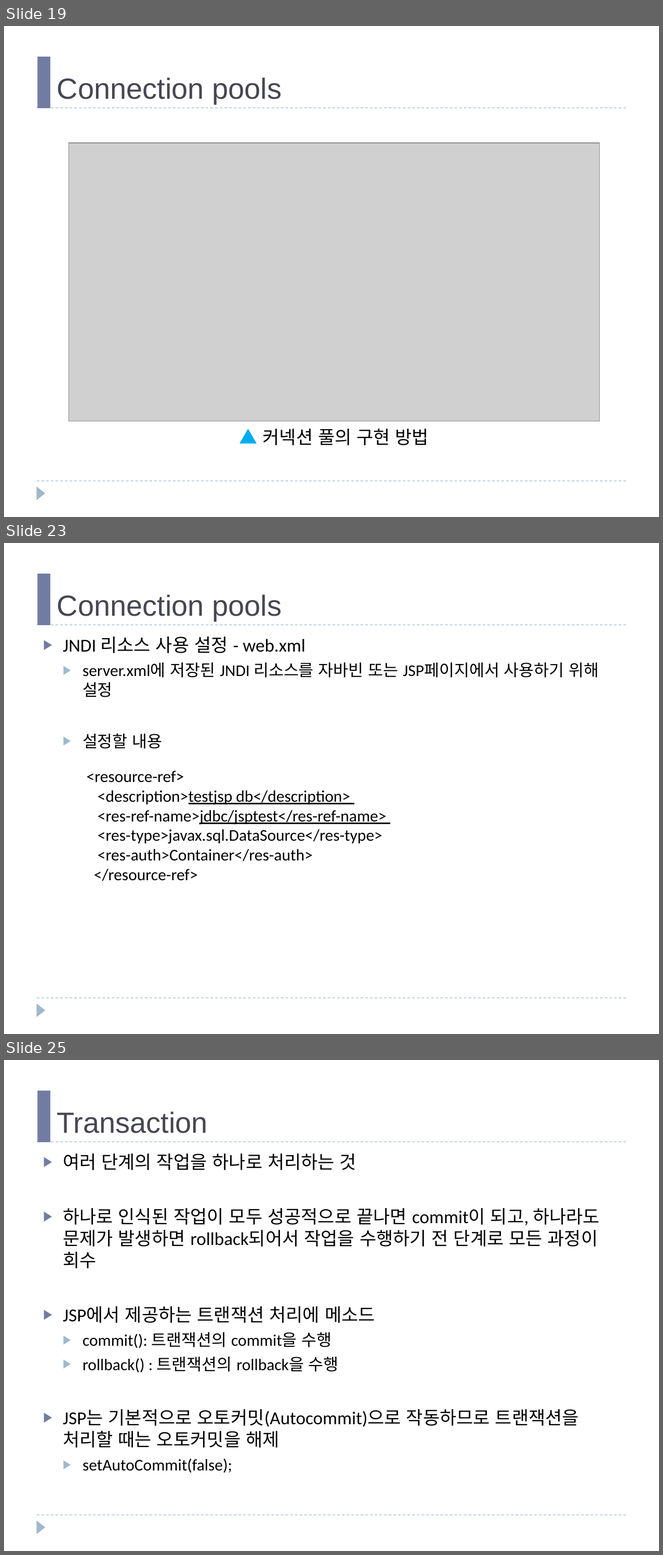
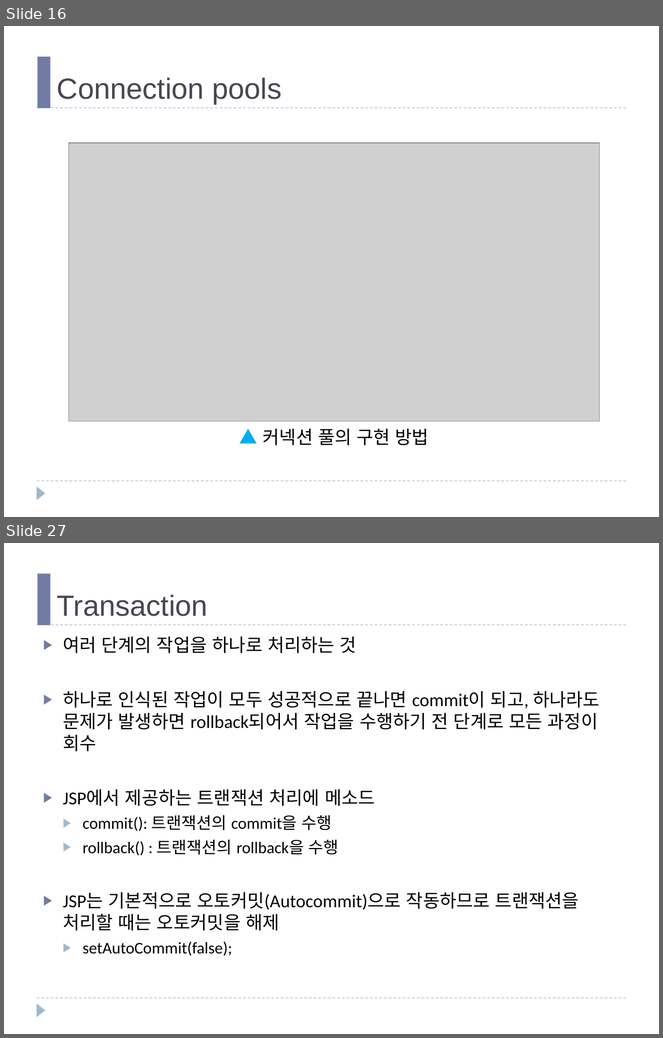
Before and after one commit to mail2HChoi/PatternSW, a slide deck: 강의교재/패턴기반SW개발_Ch09_JDBC.pptx. Shown one above the other, each under a label of ours: slides 19, 23 and 25 before the commit, slides 16 and 27 after it; the slides between them are not shown. The pictures are 663x1555 and 663x1038 pixels, drawn with LibreOffice and Linux fonts; fonts in the diff are those of the drawing; grey boxes stand for pictures. Boxes give left, top, right and bottom in pixels: in the first picture for what was removed or moved away, otherwise in the second. Text is boxed around its words. In the diff, an @@ line names an element or a change of style, - is before the commit and + after.

```diff
--- a/강의교재/패턴기반SW개발_Ch09_JDBC.pptx
+++ b/강의교재/패턴기반SW개발_Ch09_JDBC.pptx
@@ slide 23 removed at [4, 543, 659, 1034], background #FFFFFF; not listed: 4 template elements that a slide beside it also shows @@
@@ title removed at [57, 594, 282, 622] @@
-Connection pools
@@ text removed at [63, 637, 599, 749] @@
-▶ JNDI 리소스 사용 설정 - web.xml
-  ▶ server.xml에 저장된 JNDI 리소스를 자바빈 또는 JSP페이지에서 사용하기 위해 설정
-  ▶ 설정할 내용
@@ text removed at [87, 771, 387, 882] @@
-<resource-ref>
-<description>testjsp db</description>
-<res-ref-name>jdbc/jsptest</res-ref-name>
-<res-type>javax.sql.DataSource</res-type>
-<res-auth>Container</res-auth>
-</resource-ref>
@@ what was slide 19 is now slide 16 @@
@@ what was slide 25 is now slide 27 @@
```
Also in this commit, not shown: 7 slides changed, 4 slides added, 1 other slide removed, 1 other file.
